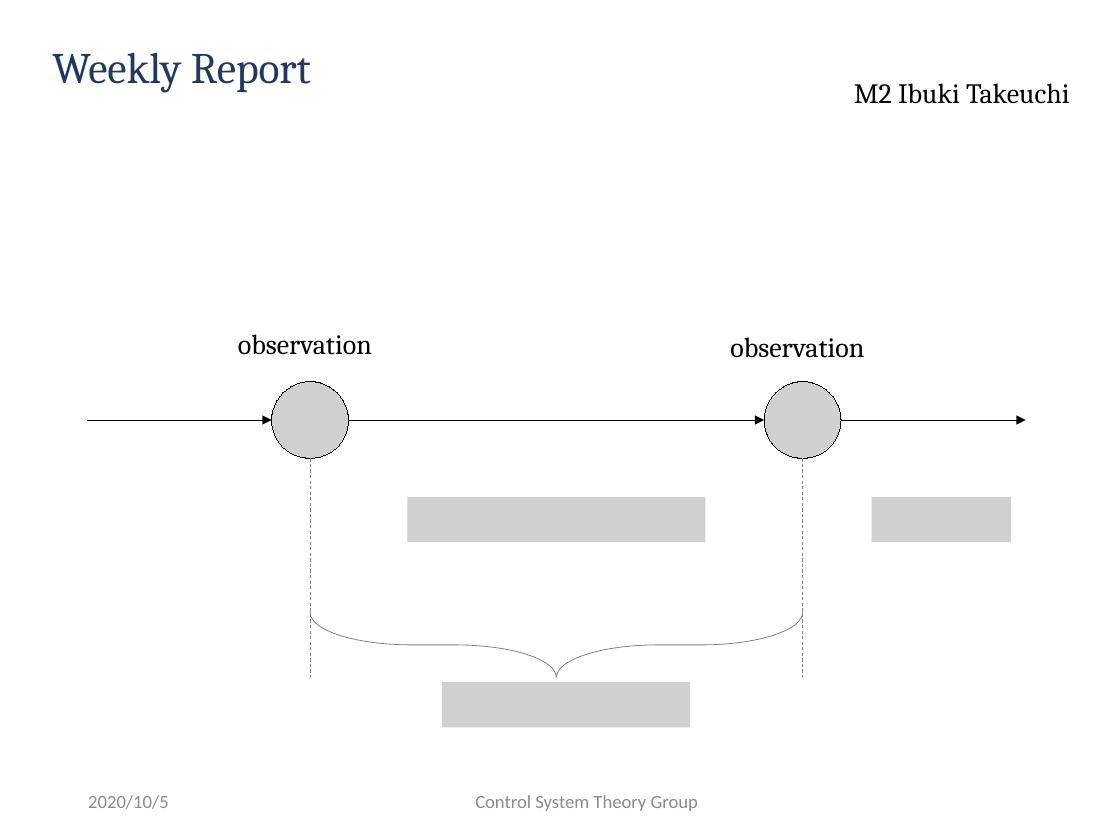
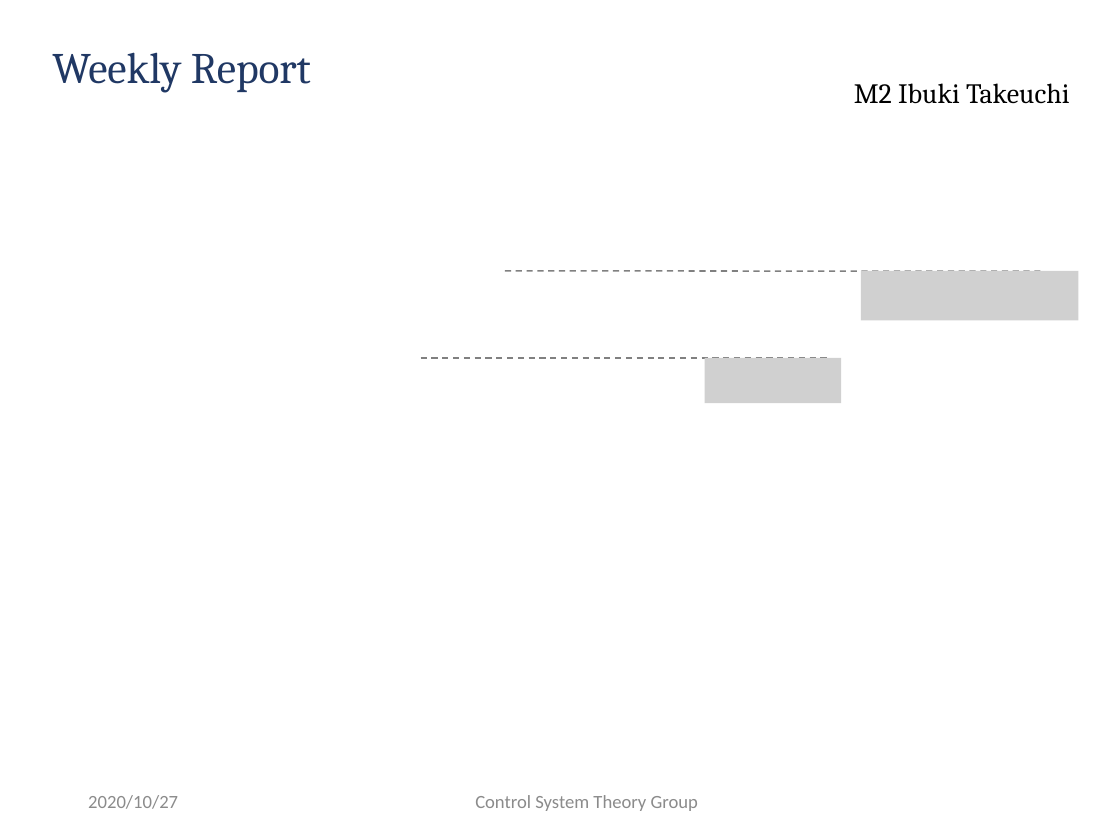
Before and after one commit to ibuki1024/weekly_report, a slide deck: slide 2 of report.pptx (slide 1 before the commit). Drawn at 1120x840 pixels with LibreOffice and Linux fonts; fonts in the diff are those of the drawing; grey boxes stand for pictures; background and template pictures are left out. Boxes give left, top, right and bottom in pixels: in the first picture for what was removed or moved away, otherwise in the second. Text is boxed around its words. In the diff, an @@ line names an element or a change of style, - is before the commit and + after.

```diff
--- a/report.pptx
+++ b/report.pptx
@@ line added from (505, 271) to (1040, 271), #808080 1 pt dashed @@
@@ picture added at bbox=[861, 271, 1079, 320] @@
@@ text removed at bbox=[238, 334, 372, 355] @@
-observation
@@ arrow moved from (348, 420) - (764, 420) to (421, 358) - (828, 358) @@
@@ arrow (421, 358) - (828, 358): arrow to line; stroke #000000 0.5 pt to #808080 1 pt dashed @@
@@ picture added at bbox=[704, 358, 841, 403] @@
@@ text removed at bbox=[730, 337, 864, 358] @@
-observation
@@ picture removed at bbox=[272, 382, 349, 459] @@
@@ picture removed at bbox=[764, 382, 841, 459] @@
@@ arrow removed from (87, 420) to (272, 420) @@
@@ arrow removed from (841, 420) to (1026, 420) @@
@@ line removed from (310, 458) to (310, 678) @@
@@ line removed from (803, 458) to (803, 678) @@
@@ picture removed at bbox=[408, 497, 706, 542] @@
@@ picture removed at bbox=[871, 497, 1010, 542] @@
@@ right brace removed at bbox=[310, 613, 803, 678] @@
@@ picture removed at bbox=[442, 682, 690, 727] @@
@@ text at bbox=[88, 795, 178, 809]: text changed @@
-2020/10/5
+2020/10/27
```
Also in this commit, not shown: 2 other slides changed, 1 slide added, 1 other file.
